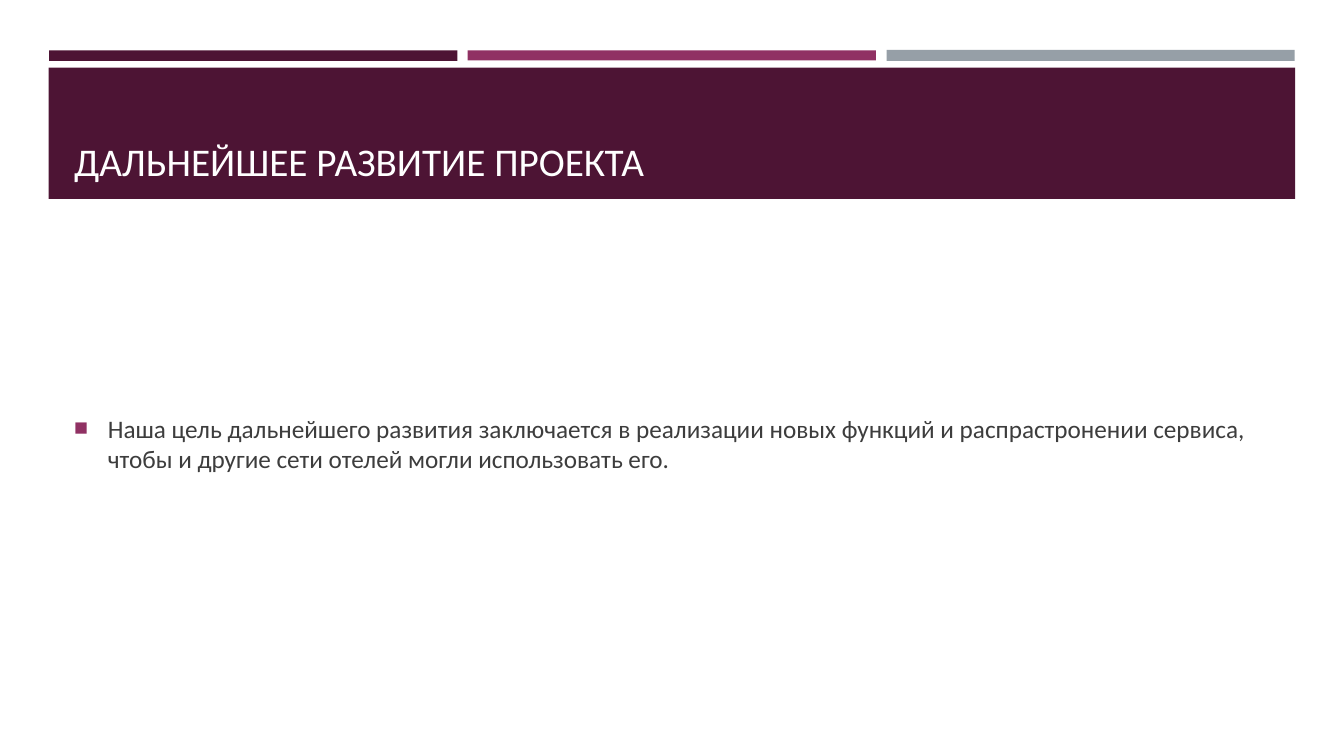
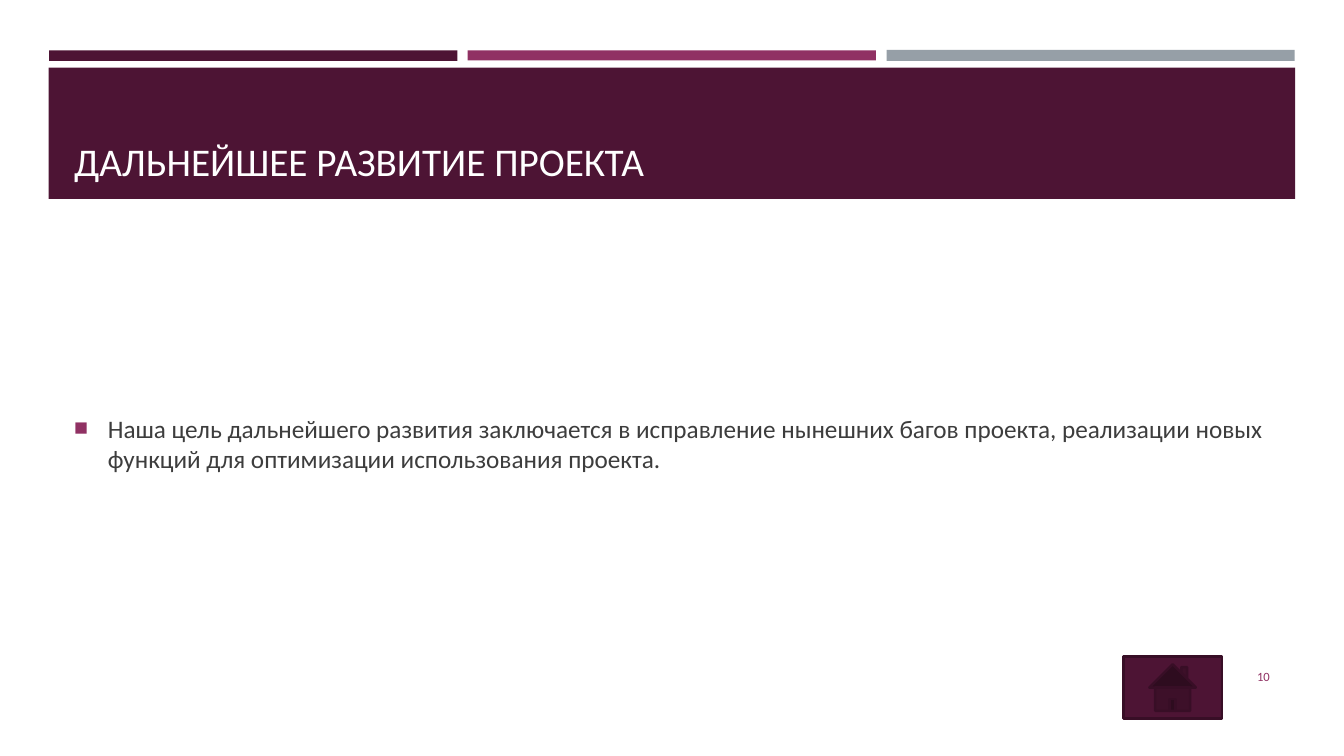
Before and after one commit to von1001/Hotels_NJS, a slide deck: slide 10 of Hotels.pptx. Drawn at 1344x756 pixels with LibreOffice and Linux fonts; fonts in the diff are those of the drawing. Boxes give left, top, right and bottom in pixels: in the first picture for what was removed or moved away, otherwise in the second. Text is boxed around its words. In the diff, an @@ line names an element or a change of style, - is before the commit and + after.

```diff
--- a/Hotels.pptx
+++ b/Hotels.pptx
@@ text at bbox=[108, 421, 1262, 472]: text changed @@
-■ Наша цель дальнейшего развития заключается в реализации новых функций и распрастронении сервиса, чтобы и другие сети отелей могли использовать его.
+■ Наша цель дальнейшего развития заключается в исправление нынешних багов проекта, реализации новых функций для оптимизации использования проекта.
@@ action button home added at bbox=[1123, 656, 1222, 719], fill #4D1434, outline #390F26 1.75 pt @@
@@ page number added at bbox=[1257, 673, 1270, 681], 9 pt, text #903163 @@
+10
```
Also in this commit, not shown: 9 other slides changed, 1 slide added, 1 slide removed, 16 other files.
